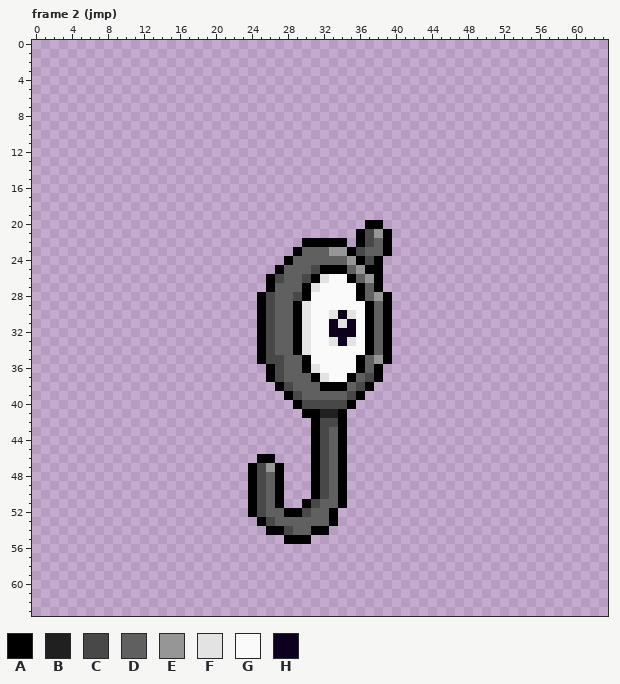
Pixel-art file: anims/unownJ.aseprite. Above is the file before it was changed.
64x64 pixels, 36 frames. Shown: frame 2 (jmp). The commit also changed other frames, which this record leaves out.
Visible layers, top first: "smear", "Layer 1", "Eyes (Common)".
Palette (. is transparent): A #000000  B #202020  C #484848  D #606060  E #969696  F #e3e3e3  G #fafafa  H #0d001f
Pixels before, frame 2 (jmp) (only the part around the change), first column x 19:
36 .......ACDDAFGG
37 .......ACDDDAFG
38 ........ACDDDAA
39 .........ACDDDD
40 ..........ACCCC
41 ...........AABB
42 ............ACC
43 ............ACD
44 ............ACD
45 ............ACD
46 ......AA....ACD
47 .....ACEA...ACD
48 .....ACDA...ACD
49 .....ACDA...ACD
50 .....ACDA...ACD
51 .....ACDA..ACDD
52 .....ACDDAACDDA
53 ......ACDDDDDDA
54 .......AACDDAA.
55 .........AAA...
56 ...............
57 ...............
58 ...............
59 ...............
60 ...............
61 ...............
62 ...............
63 ...............
The same view after the edit:
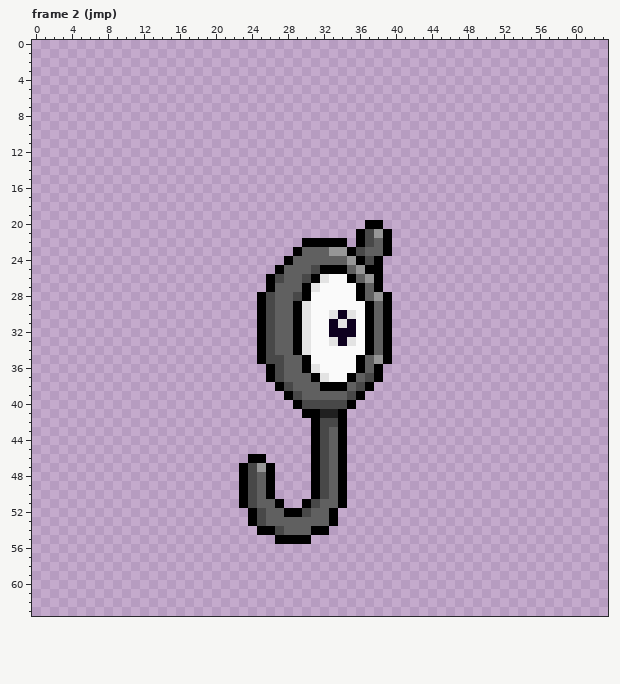
Changes in this commit:
Changed rows in their new state; - is an unchanged pixel.
Frame 2 (jmp), layer "Layer 1":
first column x 23:
46 -A-.--
47 ACEA.-
48 ACDA.-
49 ACDA.-
50 ACDA.-
51 ACD---
53 -ACD--
54 --A-CD
55 ----A-
Changed places in both pictures, as pixel boxes (x1, y1, x2, y2):
changed: (239, 454, 293, 544)
